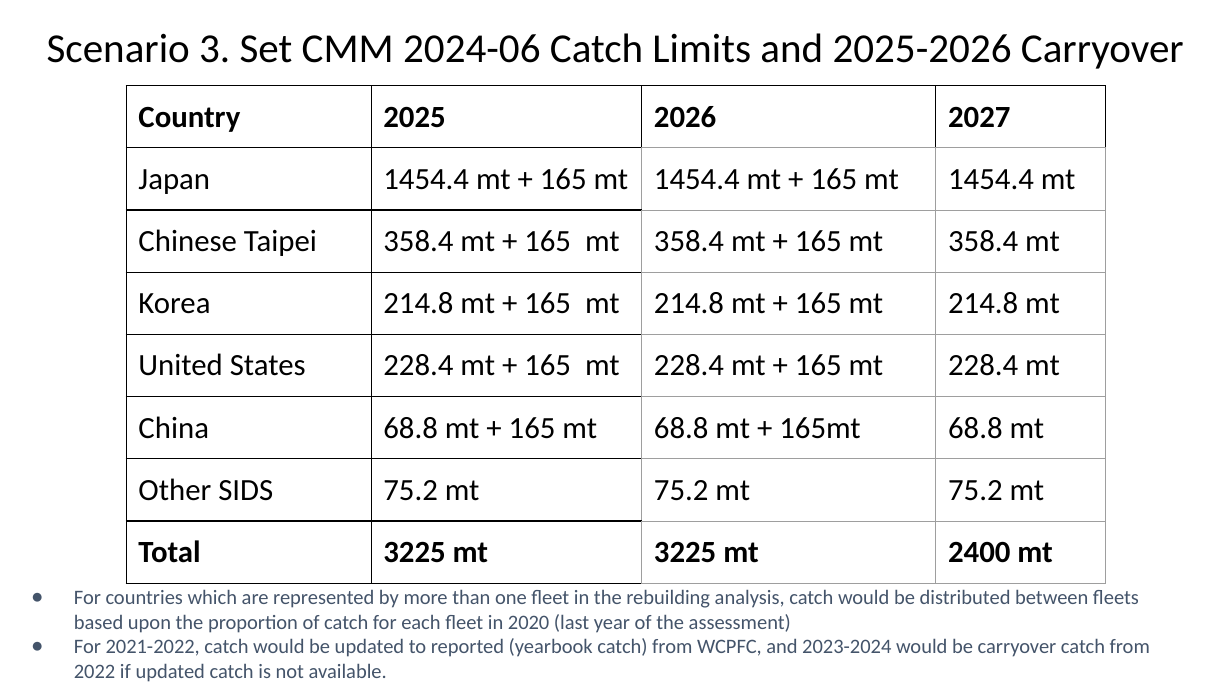
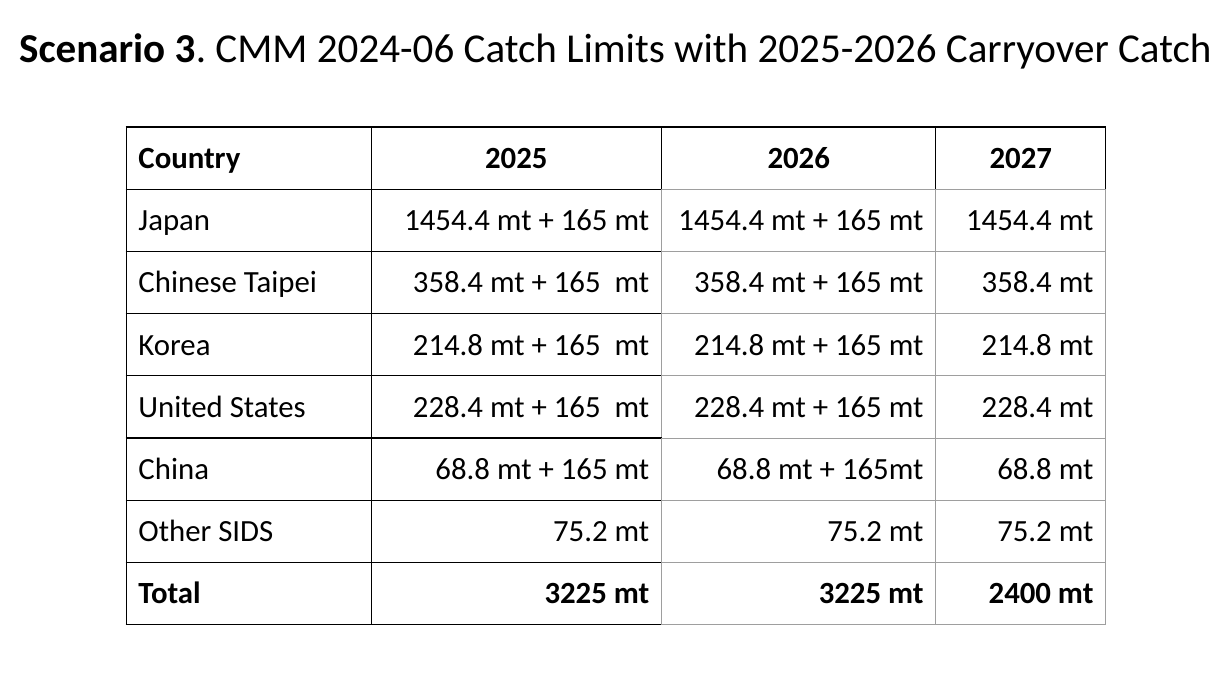
Before and after one commit to PIFSCstockassessments/2024-WCNPO-MLS-Rebuilding, a slide deck: slide 10 of 2025-MLS-projections/2025 MLS projections for CMM 24-06.pptx (slide 7 before the commit). Drawn at 1232x693 pixels with LibreOffice and Linux fonts; fonts in the diff are those of the drawing. Boxes give left, top, right and bottom in pixels: in the first picture for what was removed or moved away, otherwise in the second. Text is boxed around its words. In the diff, an @@ line names an element or a change of style, - is before the commit and + after.

```diff
--- a/2025-MLS-projections/2025 MLS projections for CMM 24-06.pptx
+++ b/2025-MLS-projections/2025 MLS projections for CMM 24-06.pptx
@@ title at bbox=[19, 33, 1211, 69]: text changed @@
-Scenario 3. Set CMM 2024-06 Catch Limits and 2025-2026 Carryover
+Scenario 3. CMM 2024-06 Catch Limits with 2025-2026 Carryover Catch
@@ table at bbox=[127, 127, 1106, 619] @@
@@ alignment left to centre @@
@@ alignment left to right @@
@@ table: place and size @@
-table at bbox=[127, 86, 1106, 579]
+table at bbox=[127, 127, 1106, 619]
@@ text removed at bbox=[74, 589, 1150, 682] @@
-● For countries which are represented by more than one fleet in the rebuilding analysis, catch would be distributed between fleets based upon the proportion of catch for each fleet in 2020 (last year of the assessment)
-● For 2021-2022, catch would be updated to reported (yearbook catch) from WCPFC, and 2023-2024 would be carryover catch from 2022 if updated catch is not available.
```
Also in this commit, not shown: 10 other slides changed, 13 slides added, 4 slides removed, 16 other files.
